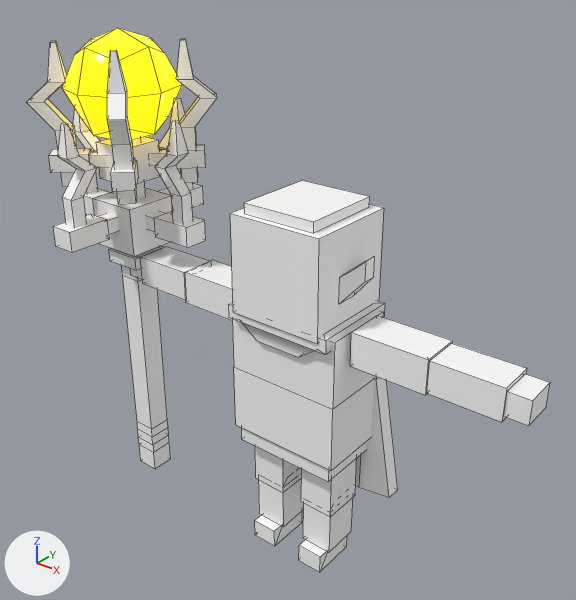
What one commit did to the FBX model Assets/Models/Entity/Enermy/Model_Forest_Elf5.fbx.
Both versions are drawn from a camera (50 mm lens) standing at (2.98, -3.93, 4.49) and looking at (-0.35, 0.23, 1.91). Arrows for +X, +Y and +Z are at lower left; the lights stay in place. Mesh edges are drawn as thin lines. Where no turn or scale is listed for an object, it has been applied to the vertices.

In view in the first picture: 'SF_Character_jingling_5.001', 'SF_Character_jingling_5_fazhang'.
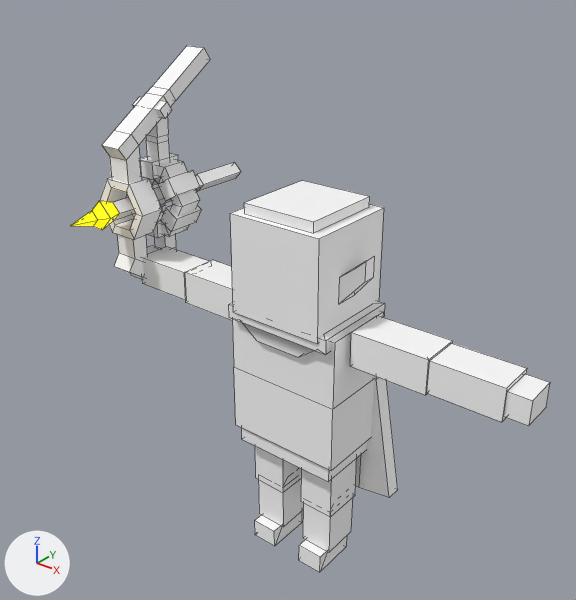
The change in detail:
Mesh me_mesh_002 is new.
It has 192 vertices, 158 faces and spans x -0.33..0.33, y -0.49..0.49, z -1.08..1.08.
It uses material mat_lambert261 (its picture is missing).
Mesh me_mesh_001_1 is new.
It has 21 vertices, 21 faces and spans x -0.11..0.11, y -1.02..0.74, z -0.11..0.11.
Faces by material slot: [12, 9].
It uses material mat_aistandardsurface1 (yellow #ffd900).
It uses material mat_lambert261 (its picture is missing).
Object 'SF_Character_jingling_5_fazhang' (ob_sf_character_jingling_5_fazhang) is deleted.
Object 'SF_Character_jingling_5_gong' (ob_sf_character_jingling_5_gong) is new; it shows me_mesh_002.
Its location is (-1.6, 0.215, 2.476).
Object 'SF_Character_jingling_5_jian' (ob_sf_character_jingling_5_jian) is new; it shows me_mesh_001_1.
Its location is (-1.6, 0.317, 2.476).

What differs and where, as boxes [x1, y1, x2, y2] in the pictures (576 x 600 px):
'SF_Character_jingling_5_fazhang', deleted: before [27, 28, 217, 469]
    faces in mat_lambert261 (its picture is missing): [27, 39, 217, 469]
    faces in mat_aistandardsurface1 (yellow #ffd900): [62, 28, 182, 140]
'SF_Character_jingling_5_gong', added: after [100, 46, 210, 277]
'SF_Character_jingling_5_jian', added: after [71, 162, 241, 230]
    faces in mat_lambert261 (its picture is missing): [113, 162, 241, 221]
    faces in mat_aistandardsurface1 (yellow #ffd900): [71, 201, 120, 230]
